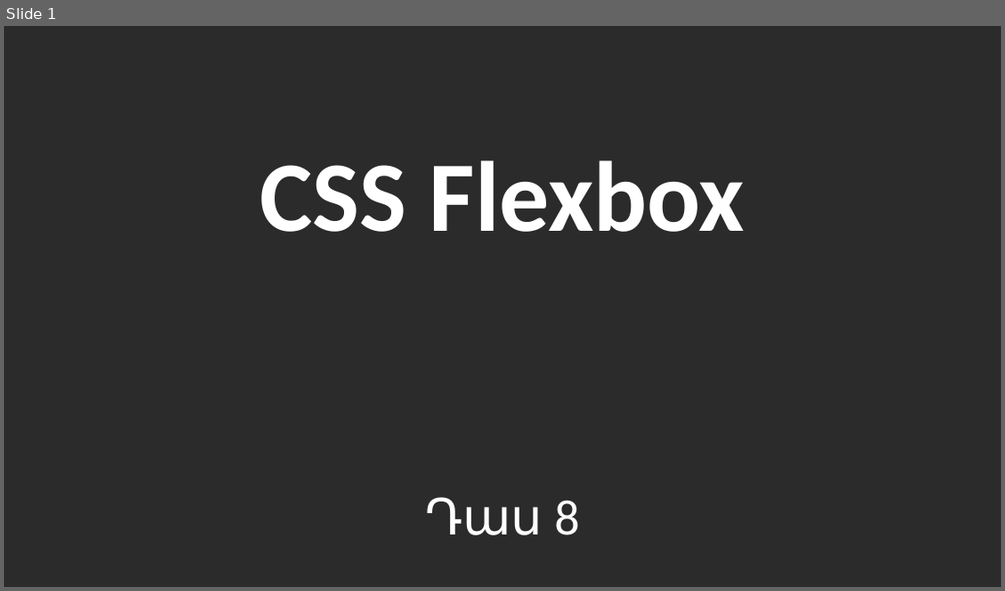
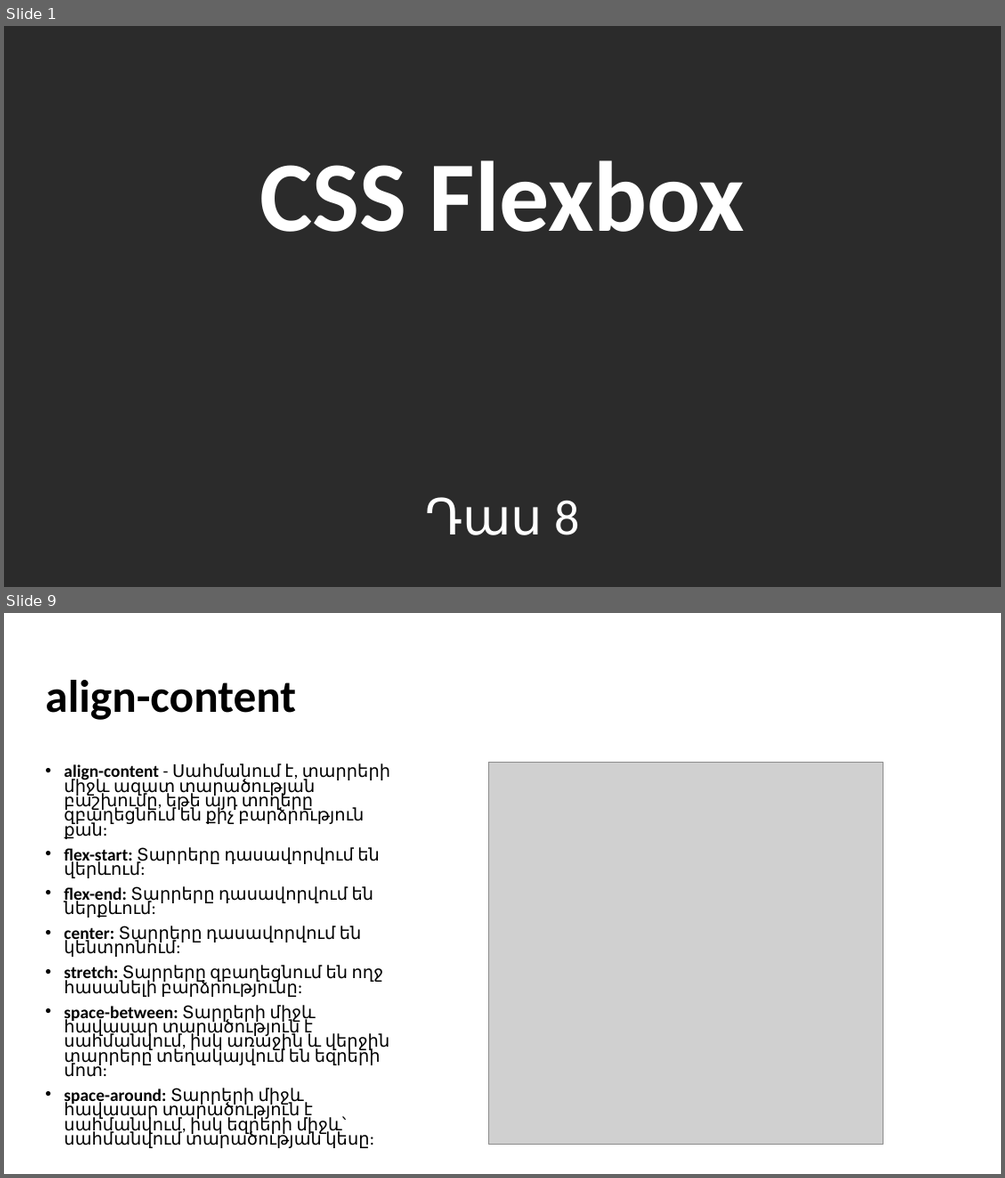
Before and after one commit to blackrainbowtest/BeeOnCode, a slide deck: HTML/08-CSS Flexbox.pptx. Shown one above the other, each under a label of ours: slide 1 before the commit, slides 1 and 9 after it; the slides between them are not shown. The pictures are 1005x591 and 1005x1178 pixels, drawn with LibreOffice and Linux fonts; fonts in the diff are those of the drawing; grey boxes stand for pictures; background and template pictures are left out; a plain dark background stands for a picture behind light text. Boxes give left, top, right and bottom in pixels: in the first picture for what was removed or moved away, otherwise in the second. Text is boxed around its words. In the diff, an @@ line names an element or a change of style, - is before the commit and + after.

```diff
--- a/HTML/08-CSS Flexbox.pptx
+++ b/HTML/08-CSS Flexbox.pptx
@@ slide 9 added at [4, 613, 1001, 1174], background picture (left out) @@
@@ title added at [45, 680, 296, 720], 44 pt, text #000000, bold @@
+align-content
@@ text added at [64, 763, 390, 1148], 16.6 pt, text #000000 @@
+• align-content - Սահմանում է, տարրերի միջև ազատ տարածության բաշխումը, եթե այդ տողերը զբաղեցնում են քիչ բարձրություն քան:
+• flex-start: Տարրերը դասավորվում են վերևում:
+• flex-end: Տարրերը դասավորվում են ներքևում:
+• center: Տարրերը դասավորվում են կենտրոնում:
+• stretch: Տարրերը զբաղեցնում են ողջ հասանելի բարձրությունը:
+• space-between: Տարրերի միջև հավասար տարածություն է սահմանվում, իսկ առաջին և վերջին տարրերը տեղակայվում են եզրերի մոտ:
+• space-around: Տարրերի միջև հավասար տարածություն է սահմանվում, իսկ եզրերի միջև՝ սահմանվում տարածության կեսը:
@@ picture added at [488, 763, 883, 1144] @@
```
Also in this commit, not shown: 1 slide changed, 10 other slides added, 27 other files.
